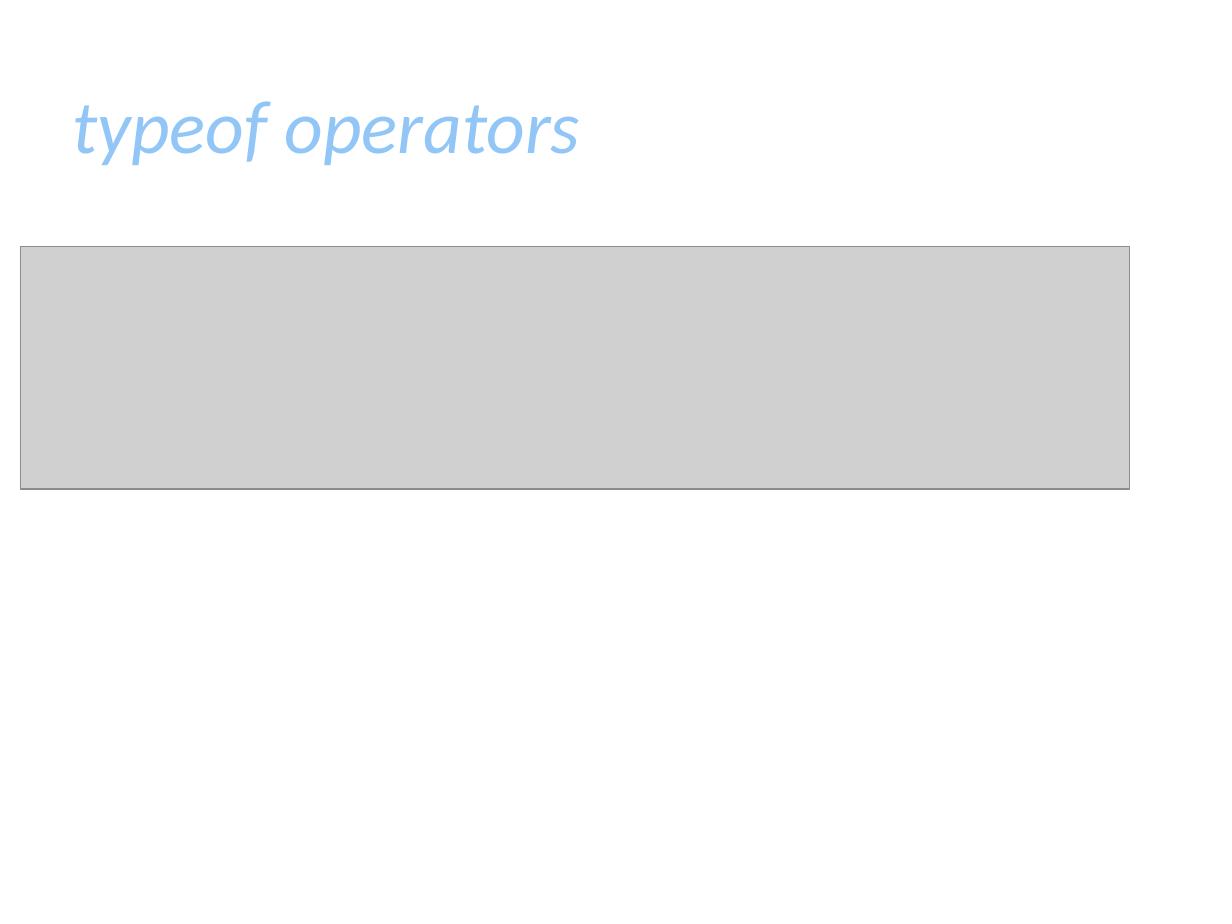
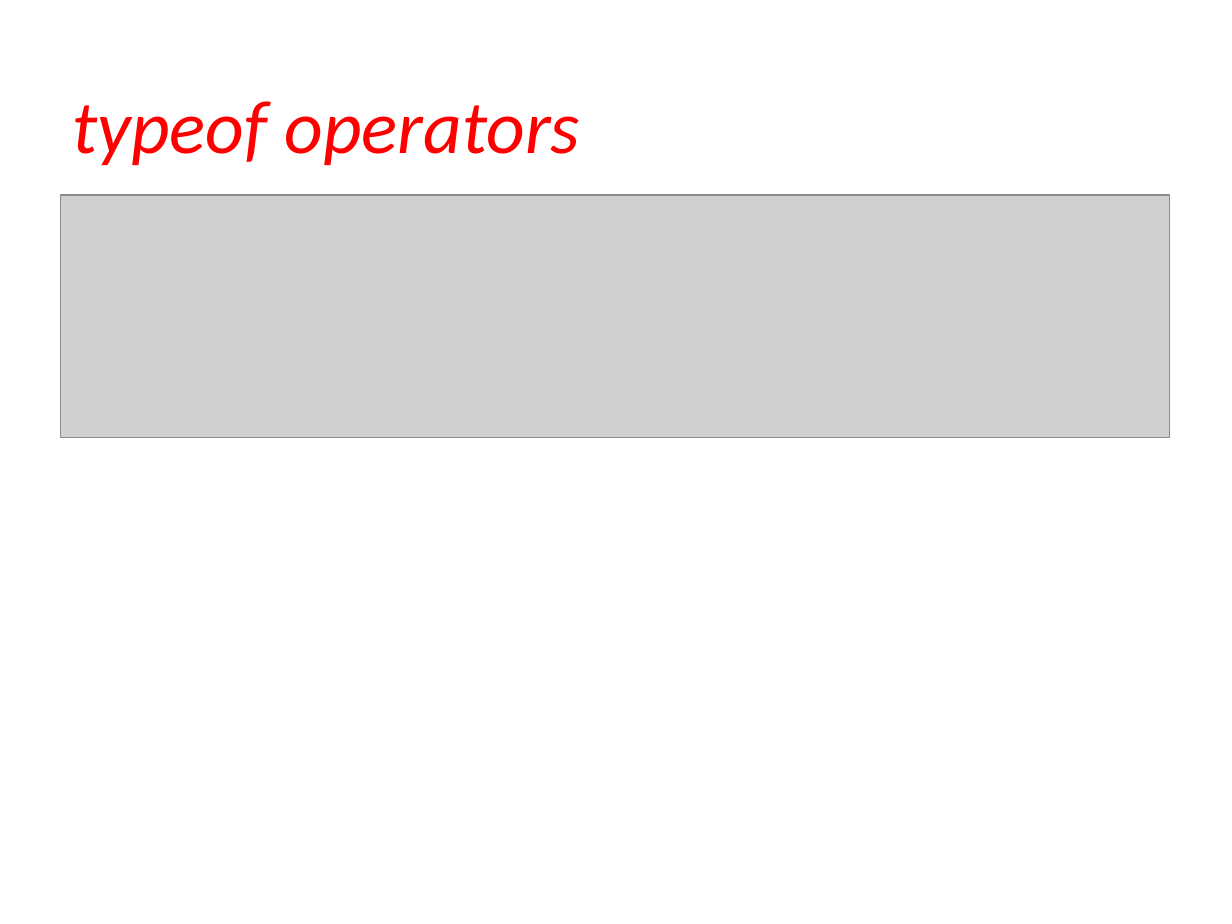
Before and after one commit to vishalamc/CAP489, a slide deck: slide 33 of typescriptVariablesTypesCntrolStructure.pptx (slide 29 before the commit). Drawn at 1232x924 pixels with LibreOffice and Linux fonts; fonts in the diff are those of the drawing; grey boxes stand for pictures; background and template pictures are left out. Boxes give left, top, right and bottom in pixels: in the first picture for what was removed or moved away, otherwise in the second. Text is boxed around its words. In the diff, an @@ line names an element or a change of style, - is before the commit and + after.

```diff
--- a/typescriptVariablesTypesCntrolStructure.pptx
+++ b/typescriptVariablesTypesCntrolStructure.pptx
@@ title "typeof operators" at (72, 101, 580, 165): text colour #91C6F7 to #FF0000 @@
@@ picture: place and size @@
-picture at (21, 246, 1130, 489)
+picture at (60, 195, 1169, 437)
```
Also in this commit, not shown: 25 other slides changed, 5 slides added, 2 slides removed, 5 other files.
